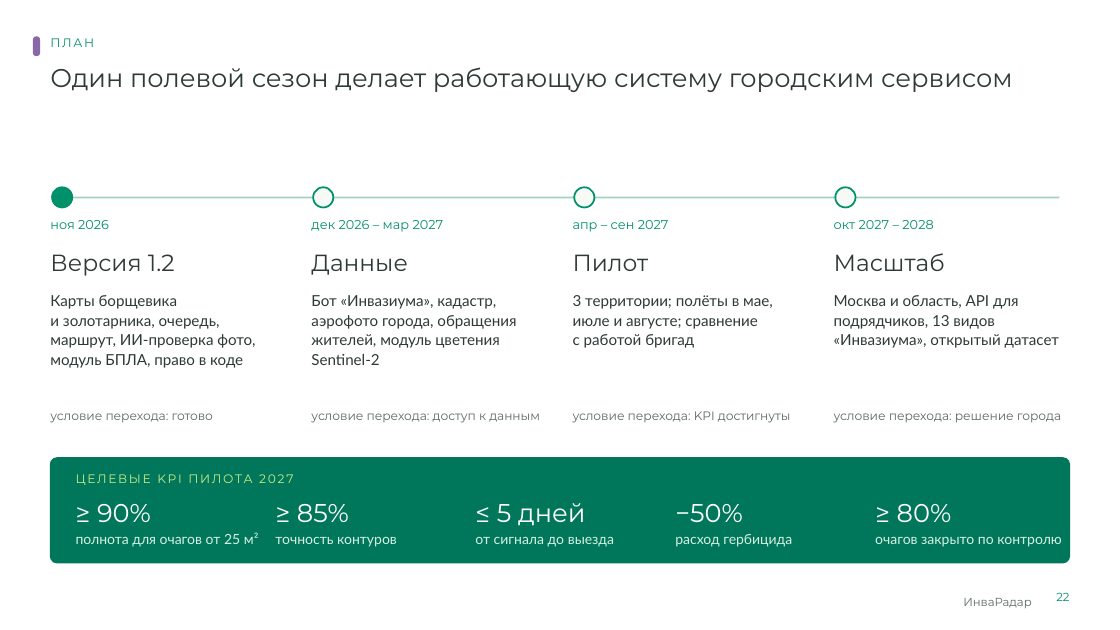
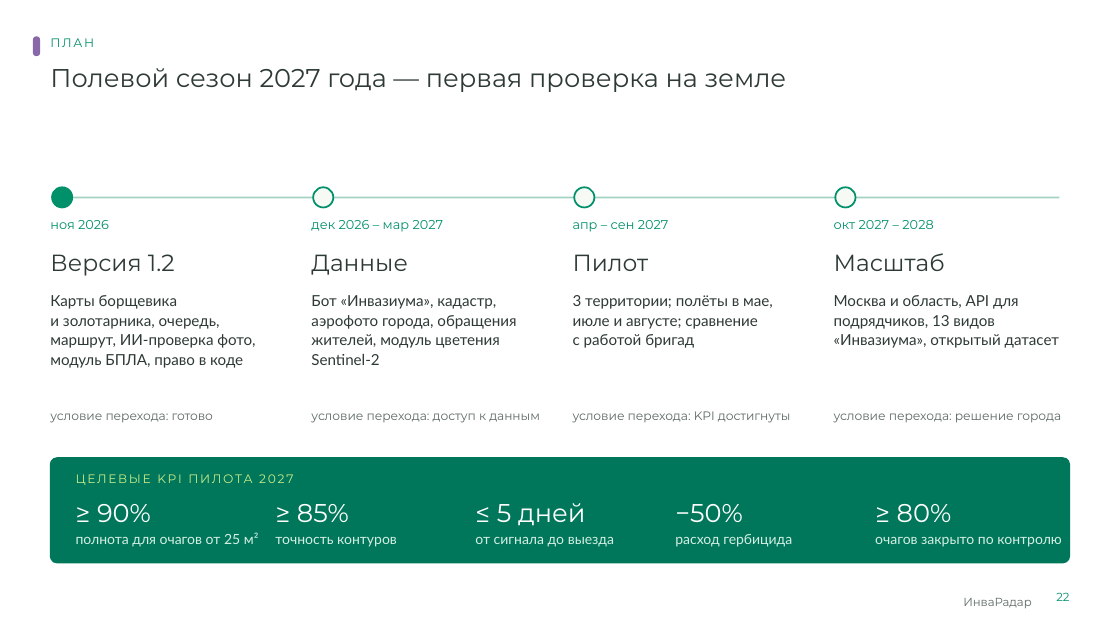
Before and after one commit to KonkovDV/InvaRadar, a slide deck: slide 22 of presentation/InvaRadar_Ecopremia2026.pptx. Drawn at 1120x630 pixels with LibreOffice and Linux fonts; fonts in the diff are those of the drawing; background and template pictures are left out. Boxes give left, top, right and bottom in pixels: in the first picture for what was removed or moved away, otherwise in the second. Text is boxed around its words. In the diff, an @@ line names an element or a change of style, - is before the commit and + after.

Commit message:
Rebuild both decks so the slides match the rank map and the two named authors.
The phone and email are the ones already typed on the title slide. The video link is still empty.

```diff
--- a/presentation/InvaRadar_Ecopremia2026.pptx
+++ b/presentation/InvaRadar_Ecopremia2026.pptx
@@ title at [50, 68, 787, 92]: text changed @@
-Один полевой сезон делает работающую систему городским сервисом
+Полевой сезон 2027 года — первая проверка на земле
```
Also in this commit, not shown: 7 other slides changed, 5 other files.
